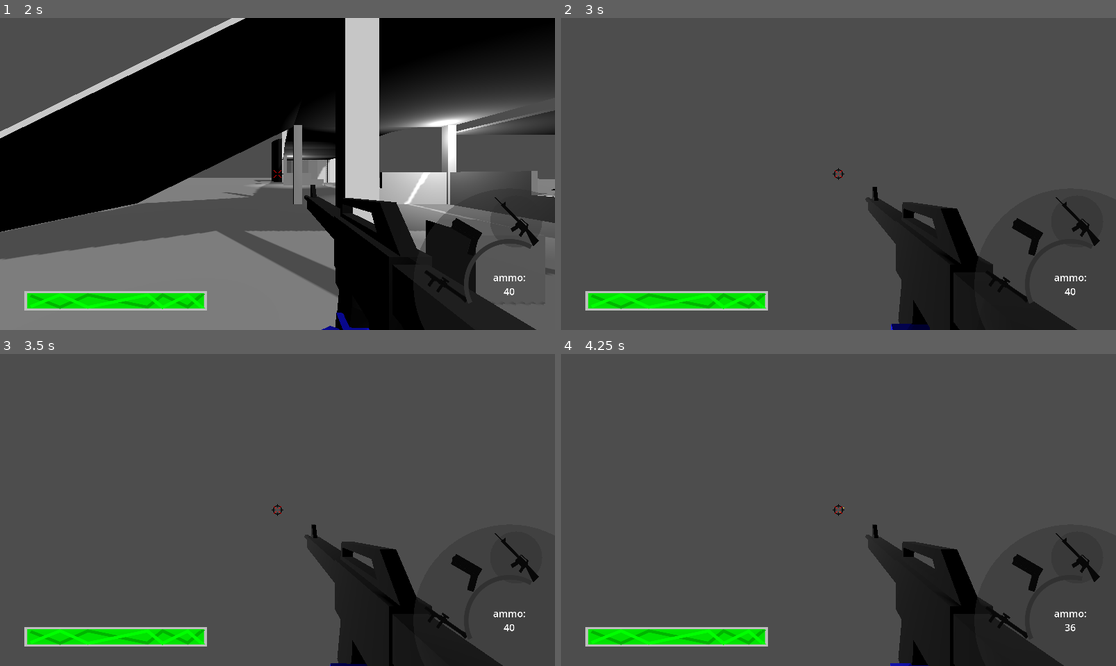
Above: before the commit, frames 1-4 (two rows, left to right).
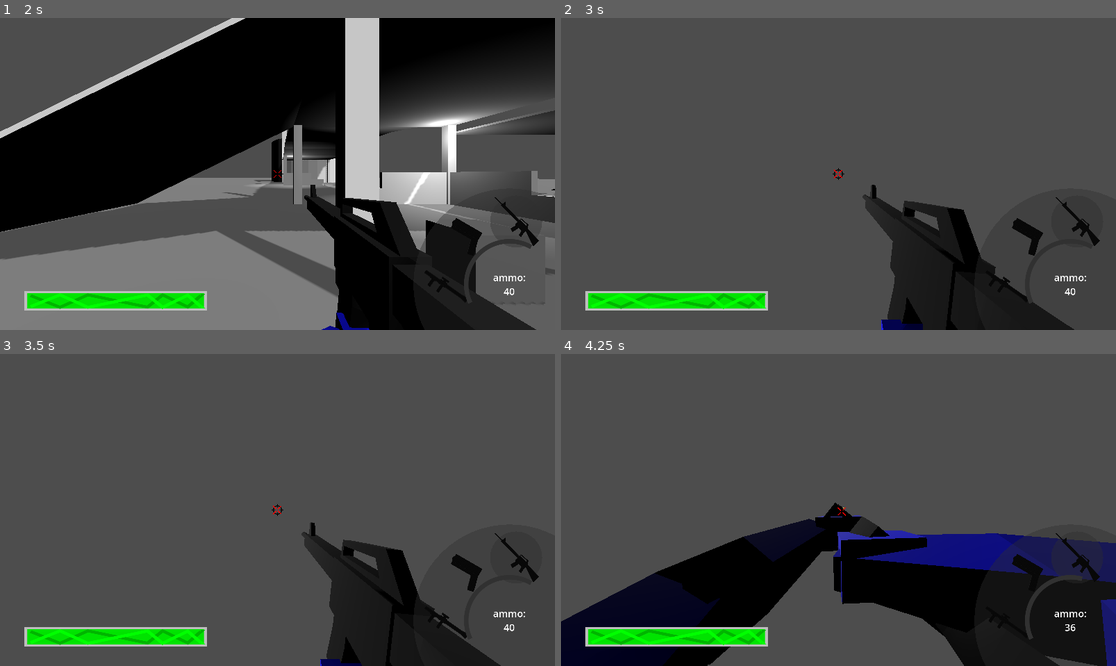
Above: after the commit, the same moments.

Repository: KellyBringino/FirstPersonShooterTest
Game: Godot game, scene res://UI/MainMenu.tscn
The game is run twice, just before and just after one commit, with the same random seed, the same clock (stepped at 60 frames per second) and the same inputs.
Inputs (mouse positions are in pixels of both pictures, inside the frame that each line leads up to):
- Up to frame 1 (2 s): click "Start" at 0.5 s; click "Start" at 1.25 s
- Up to frame 2 (3 s): tap Enter at 2 s; move the mouse to (866, 174) at 2.02 s; hold Shift (sprint) 2.03-2.78 s; hold W (forward) from 2.03 s (still down); tap Space (jump) at 2.27 s; move the mouse to (810, 174) at 2.77 s; tap Ctrl (crouch) at 2.85 s
- Up to frame 3 (3.5 s): keep holding W (forward); tap Space (jump) at 3.02 s; tap Shift (sprint) at 3.05 s
- Up to frame 4 (4.25 s): keep holding W (forward); move the mouse to (849, 503) at 3.52 s; press the mouse at (849, 503) at 3.53 s; tap Shift (sprint) at 3.8 s

Frame 1 is identical in both runs. In frame 2, 1.0% of the frame differs, in the area x 49-93%, y 48-100%; in frame 3, 1.0%; in frame 4, 26%, in the area x 0-100%, y 47-100%.
Error before the commit: Invalid call to function 'looking_at' in base 'Transform3D'. Expected 3 arguments. (res://Player/Player.gd:256)

Commit message:
fixed true reticle to work when not looking at anything, and truncated width of player script

Diff:
--- a/Guns/pistol.tscn
+++ b/Guns/pistol.tscn
@@ -16,6 +16,9 @@
 target_position = Vector3(0, 0, -50)
 collision_mask = 177
 collide_with_areas = true
+
+[node name="DistanceRef" type="Node3D" parent="BarrelEnd/ShootRay"]
+transform = Transform3D(1, 0, 0, 0, 1, 0, 0, 0, 1, 0, 0, -10)
 
 [node name="AudioStreamPlayer3D" type="AudioStreamPlayer3D" parent="BarrelEnd"]
 stream = ExtResource("2_4gqil")
--- a/Guns/revolver.tscn
+++ b/Guns/revolver.tscn
@@ -16,6 +16,9 @@
 target_position = Vector3(0, 0, -50)
 collision_mask = 177
 collide_with_areas = true
+
+[node name="DistanceRef" type="Node3D" parent="BarrelEnd/ShootRay"]
+transform = Transform3D(1, 0, 0, 0, 1, 0, 0, 0, 1, 0, 0, -10)
 
 [node name="AudioStreamPlayer3D" type="AudioStreamPlayer3D" parent="BarrelEnd"]
 stream = ExtResource("2_h5t7a")
--- a/Guns/rifle.tscn
+++ b/Guns/rifle.tscn
@@ -16,6 +16,9 @@
 target_position = Vector3(0, 0, -50)
 collision_mask = 177
 collide_with_areas = true
+
+[node name="DistanceRef" type="Node3D" parent="BarrelEnd/ShootRay"]
+transform = Transform3D(1, 0, 0, 0, 1, 0, 0, 0, 1, 0, 0, -10)
 
 [node name="AudioStreamPlayer3D" type="AudioStreamPlayer3D" parent="BarrelEnd"]
 stream = ExtResource("2_yivoo")
--- a/Guns/rocketlauncher.tscn
+++ b/Guns/rocketlauncher.tscn
@@ -16,6 +16,9 @@
 target_position = Vector3(0, 0, -50)
 collision_mask = 177
 collide_with_areas = true
+
+[node name="DistanceRef" type="Node3D" parent="BarrelEnd/ShootRay"]
+transform = Transform3D(1, 0, 0, 0, 1, 0, 0, 0, 1, 0, 0, -10)
 
 [node name="AudioStreamPlayer3D" type="AudioStreamPlayer3D" parent="BarrelEnd"]
 stream = ExtResource("3_hocv3")
--- a/Guns/sniper.tscn
+++ b/Guns/sniper.tscn
@@ -17,6 +17,9 @@
 collision_mask = 177
 collide_with_areas = true
 
+[node name="DistanceRef" type="Node3D" parent="BarrelEnd/ShootRay"]
+transform = Transform3D(1, 0, 0, 0, 1, 0, 0, 0, 1, 0, 0, -10)
+
 [node name="AudioStreamPlayer3D" type="AudioStreamPlayer3D" parent="BarrelEnd"]
 stream = ExtResource("2_u2onq")
 
--- a/Player/Player.gd
+++ b/Player/Player.gd
@@ -86,15 +86,21 @@
 	var handle = $ModelController/doll/WeaponTarget.global_transform.origin
 	var offhand = $ModelController/doll/OffhandTarget.global_transform.origin
 	if holdingHeavy:
-		handle = $CameraController/GunController/Weapon3/Gun/Grip.global_transform.origin
-		offhand = $CameraController/GunController/Weapon3/Gun/OffhandGrip.global_transform.origin
+		handle = $CameraController/GunController/Weapon3/Gun/Grip\
+			.global_transform.origin
+		offhand = $CameraController/GunController/Weapon3/Gun/OffhandGrip\
+			.global_transform.origin
 	else:
 		if holdingPrimary:
-			handle = $CameraController/GunController/Weapon1/Gun/Grip.global_transform.origin
-			offhand = $CameraController/GunController/Weapon1/Gun/OffhandGrip.global_transform.origin
+			handle = $CameraController/GunController/Weapon1/Gun/Grip\
+				.global_transform.origin
+			offhand = $CameraController/GunController/Weapon1/Gun/OffhandGrip\
+				.global_transform.origin
 		else:
-			handle = $CameraController/GunController/Weapon2/Gun/Grip.global_transform.origin
-			offhand = $CameraController/GunController/Weapon2/Gun/OffhandGrip.global_transform.origin
+			handle = $CameraController/GunController/Weapon2/Gun/Grip\
+				.global_transform.origin
+			offhand = $CameraController/GunController/Weapon2/Gun/OffhandGrip\
+				.global_transform.origin
 	$ModelController/doll/WeaponTarget.global_transform.origin = handle
 	$ModelController/doll/OffhandTarget.global_transform.origin = offhand
 
@@ -103,29 +109,39 @@
 
 	match curMoveState:
 		movestate.STANDING:
-			if abs($ModelController/doll/LeftLegTarget.global_position.distance_to(leftStand.global_position)) > STAND_STEP_DIS && leftStepNext:
+			if abs($ModelController/doll/LeftLegTarget.global_position\
+			.distance_to(leftStand.global_position)) > STAND_STEP_DIS && leftStepNext:
 				take_step(leftStand,leftStandRaise,SPRINT_UPSPEED,SPRINT_UPSPEED,true)
-			if abs($ModelController/doll/RightLegTarget.global_position.distance_to(rightStand.global_position)) > STAND_STEP_DIS && !leftStepNext:
+			if abs($ModelController/doll/RightLegTarget.global_position\
+			.distance_to(rightStand.global_position)) > STAND_STEP_DIS && !leftStepNext:
 				take_step(rightStand,rightStandRaise,SPRINT_UPSPEED,SPRINT_UPSPEED,false)
 		movestate.WALKING:
-			if abs($ModelController/doll/LeftLegTarget.global_position.distance_to(leftWalk.global_position)) > WALK_STEP_DIS && leftStepNext:
+			if abs($ModelController/doll/LeftLegTarget.global_position\
+			.distance_to(leftWalk.global_position)) > WALK_STEP_DIS && leftStepNext:
 				take_step(leftWalk,leftWalkRaise,WALK_UPSPEED,WALK_DOWNSPEED,true)
-			if abs($ModelController/doll/RightLegTarget.global_position.distance_to(rightWalk.global_position)) > WALK_STEP_DIS && !leftStepNext:
+			if abs($ModelController/doll/RightLegTarget.global_position\
+			.distance_to(rightWalk.global_position)) > WALK_STEP_DIS && !leftStepNext:
 				take_step(rightWalk,rightWalkRaise,WALK_UPSPEED,WALK_DOWNSPEED,false)
 		movestate.BACKWARDS:
-			if abs($ModelController/doll/LeftLegTarget.global_position.distance_to(leftBack.global_position)) > WALK_STEP_DIS && leftStepNext:
+			if abs($ModelController/doll/LeftLegTarget.global_position\
+			.distance_to(leftBack.global_position)) > WALK_STEP_DIS && leftStepNext:
 				take_step(leftBack,leftBackRaise,WALK_UPSPEED,WALK_DOWNSPEED,true)
-			if abs($ModelController/doll/RightLegTarget.global_position.distance_to(rightBack.global_position)) > WALK_STEP_DIS && !leftStepNext:
+			if abs($ModelController/doll/RightLegTarget.global_position\
+			.distance_to(rightBack.global_position)) > WALK_STEP_DIS && !leftStepNext:
 				take_step(rightBack,rightBackRaise,WALK_UPSPEED,WALK_DOWNSPEED,false)
 		movestate.SPRINTING:
-			if abs($ModelController/doll/LeftLegTarget.global_position.distance_to(leftSprint.global_position)) > SPRINT_STEP_DIS && leftStepNext:
+			if abs($ModelController/doll/LeftLegTarget.global_position\
+			.distance_to(leftSprint.global_position)) > SPRINT_STEP_DIS && leftStepNext:
 				take_step(leftSprint,leftSprintRaise,SPRINT_UPSPEED,SPRINT_UPSPEED, true)
-			if abs($ModelController/doll/RightLegTarget.global_position.distance_to(rightSprint.global_position)) > SPRINT_STEP_DIS && !leftStepNext:
+			if abs($ModelController/doll/RightLegTarget.global_position\
+			.distance_to(rightSprint.global_position)) > SPRINT_STEP_DIS && !leftStepNext:
 				take_step(rightSprint,rightSprintRaise,SPRINT_UPSPEED,SPRINT_UPSPEED,false)
 		movestate.STRAFE:
-			if abs($ModelController/doll/LeftLegTarget.global_position.distance_to(leftStrafe.global_position)) > STRAFE_STEP_DIS && leftStepNext:
+			if abs($ModelController/doll/LeftLegTarget.global_position\
+			.distance_to(leftStrafe.global_position)) > STRAFE_STEP_DIS && leftStepNext:
 				take_step(leftStrafe,leftStrafeRaise, STRAFE_UPSPEED, STRAFE_DOWNSPEED, true)
-			if abs($ModelController/doll/RightLegTarget.global_position.distance_to(rightStrafe.global_position)) > STRAFE_STEP_DIS && !leftStepNext:
+			if abs($ModelController/doll/RightLegTarget.global_position\
+			.distance_to(rightStrafe.global_position)) > STRAFE_STEP_DIS && !leftStepNext:
 				take_step(rightStrafe,rightStrafeRaise, STRAFE_UPSPEED, STRAFE_DOWNSPEED,false)
 		movestate.JUMPING:
 			$ModelController/doll/LeftLegTarget.global_position = leftJump.global_position
@@ -159,17 +175,23 @@
 
 	var t = get_tree().create_tween()
 	if left:
-		t.tween_property($ModelController/doll/LeftLegTarget,"global_position", half, upspeed)
+		t.tween_property($ModelController/doll/LeftLegTarget,\
+			"global_position", half, upspeed)
 		t.set_parallel(false)
-		t.tween_property($ModelController/doll/LeftLegTarget, "global_position", target_pos, downspeed)
-		t.tween_property($ModelController/doll/LeftLegTarget, "global_rotation", step.global_rotation, downspeed)
+		t.tween_property($ModelController/doll/LeftLegTarget, \
+			"global_position", target_pos, downspeed)
+		t.tween_property($ModelController/doll/LeftLegTarget, \
+			"global_rotation", step.global_rotation, downspeed)
 		t.set_parallel(true)
 		t.tween_callback(func(): leftStepNext = false)
 	else:
-		t.tween_property($ModelController/doll/RightLegTarget,"global_position", half, upspeed)
+		t.tween_property($ModelController/doll/RightLegTarget,\
+			"global_position", half, upspeed)
 		t.set_parallel(false)
-		t.tween_property($ModelController/doll/RightLegTarget, "global_position", target_pos, downspeed)
-		t.tween_property($ModelController/doll/RightLegTarget, "global_rotation", step.global_rotation, downspeed)
+		t.tween_property($ModelController/doll/RightLegTarget, \
+			"global_position", target_pos, downspeed)
+		t.tween_property($ModelController/doll/RightLegTarget, \
+			"global_rotation", step.global_rotation, downspeed)
 		t.set_parallel(true)
 		t.tween_callback(func(): leftStepNext = true)
 
@@ -205,7 +227,8 @@
 		curMoveState = movestate.WALKING
 
 	#check if sprinting, then modify speed if sprinting
-	sprinting = Input.is_action_pressed("sprint") && Input.is_action_pressed("forward")
+	sprinting = Input.is_action_pressed("sprint") && \
+		Input.is_action_pressed("forward")
 	if sprinting:
 		$CameraController/Camera3D/AnimationPlayer.play("SHeadBob")
 		curMoveState = movestate.SPRINTING
@@ -239,7 +262,8 @@
 	elif sprinting:
 		$CameraController/GunController.rotation = Vector3.UP
 	else:
-		$CameraController/GunController.rotation = Vector3.ZERO
+		var lookpoint = $CameraController/Camera3D/lookRay/DistanceRef.global_position
+		$CameraController/GunController.look_at(lookpoint, Vector3(0,1,0))
 
 	var curgun = null
 	if holdingHeavy:
@@ -253,8 +277,9 @@
 	if curgun.shootRay.is_colliding():
 		get_node("/root/World/GUI").pointgun(curgun.shootRay.get_collision_point())
 	else:
-		var faraway = curgun.shootRay.global_position + (curgun.shootRay.global_transform.looking_at() * 10)
+		var faraway = curgun.get_node("BarrelEnd/ShootRay/DistanceRef").global_position
 		get_node("/root/World/GUI").pointgun(faraway)
+		#get_node("/root/World/GUI").dontpointgun()
 
 func updateCamera(delta):
 	#find mouse movement
--- a/Player/Player.tscn
+++ b/Player/Player.tscn
@@ -102,6 +102,9 @@
 target_position = Vector3(0, 0, -100)
 collision_mask = 177
 
+[node name="DistanceRef" type="Node3D" parent="CameraController/Camera3D/lookRay"]
+transform = Transform3D(1, 0, 0, 0, 1, 0, 0, 0, 1, 0, 0, -10)
+
 [node name="AnimationPlayer" type="AnimationPlayer" parent="CameraController/Camera3D"]
 libraries = {
 "": SubResource("AnimationLibrary_rtkms")
